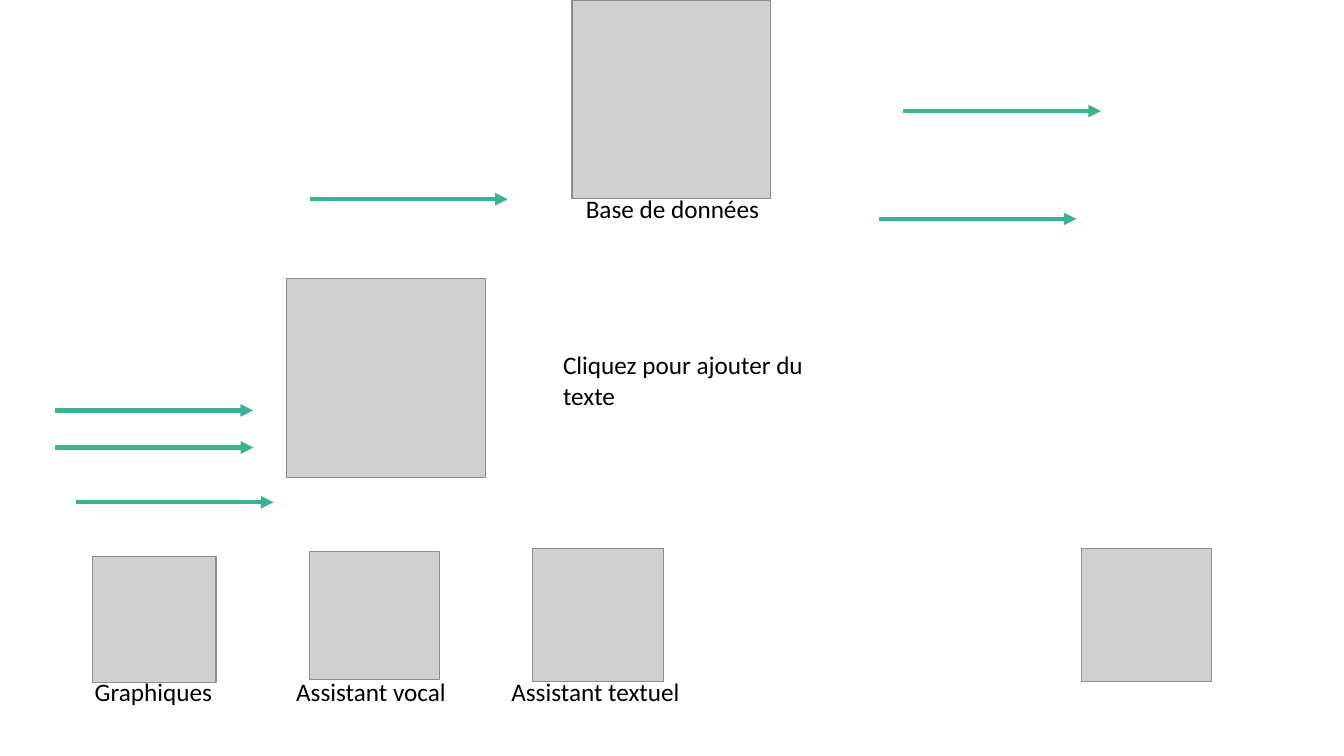
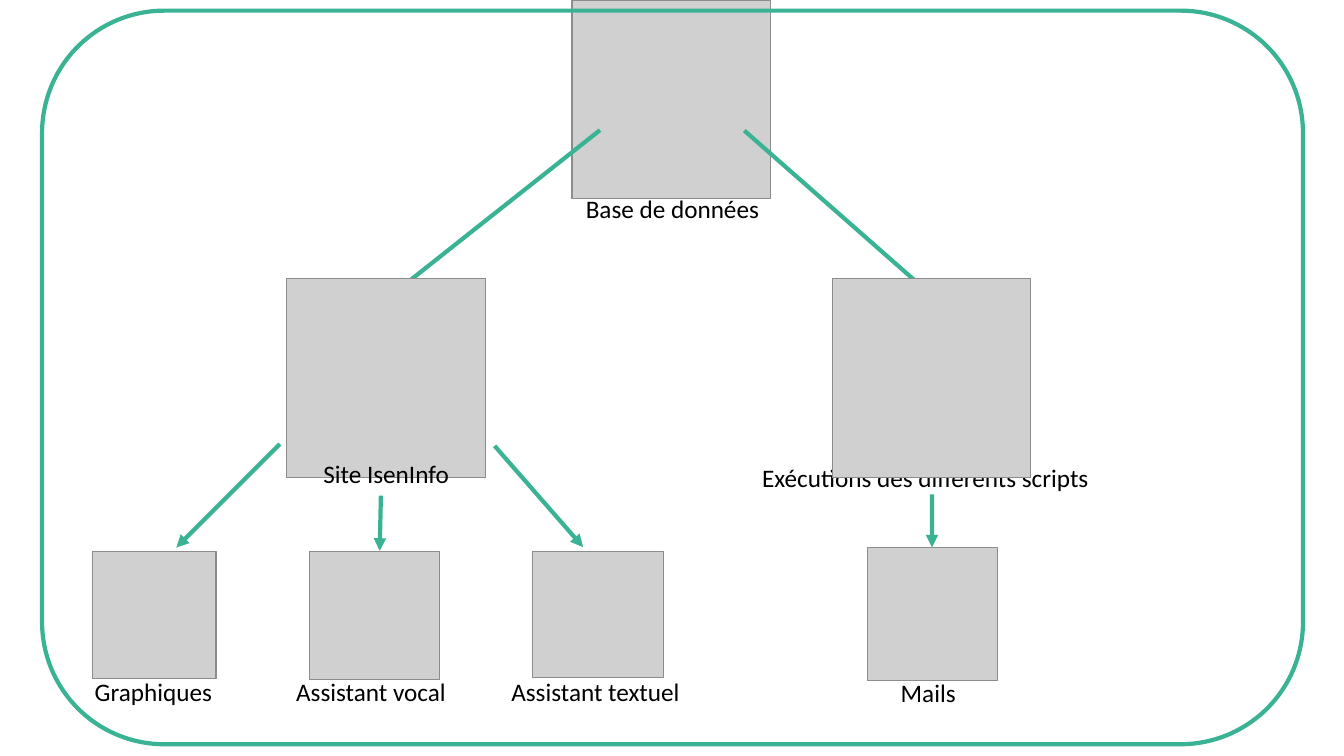
Before and after one commit to hugodemenez/isen-student-portal, a slide deck: slide 5 of presentation/Structure_Projet.pptx. Drawn at 1344x756 pixels with LibreOffice and Linux fonts; fonts in the diff are those of the drawing; grey boxes stand for pictures. Boxes give left, top, right and bottom in pixels: in the first picture for what was removed or moved away, otherwise in the second. Text is boxed around its words. In the diff, an @@ line names an element or a change of style, - is before the commit and + after.

```diff
--- a/presentation/Structure_Projet.pptx
+++ b/presentation/Structure_Projet.pptx
@@ rounded rectangle added at (42,11,1304,745), outline #3AB395 3 pt @@
@@ arrow moved from (311, 200) - (508, 200) to (600, 130) - (390, 295) @@
@@ arrow moved from (903, 111) - (1101, 111) to (744, 131) - (935, 297) @@
@@ arrow removed from (879, 219) to (1077, 219) @@
@@ picture added at (833,278,1031,478) @@
@@ text removed at (563,356,802,405) @@
-Cliquez pour ajouter du texte
@@ arrow moved from (55, 448) - (253, 448) to (280, 445) - (176, 547) @@
@@ arrow moved from (76, 502) - (273, 502) to (495, 446) - (584, 547) @@
@@ text added at (323,465,449,490), 18 pt, text #000000 @@
+Site IsenInfo
@@ text added at (762,467,1088,494), 18 pt, text #000000 @@
+Exécutions des différents scripts
@@ arrow moved from (55, 410) - (253, 410) to (381, 496) - (380, 551) @@
@@ arrow added from (933, 495) to (933, 547), #3AB395 3 pt @@
@@ picture: place and size @@
-picture at (93,557,217,683)
+picture at (93,553,217,679)
@@ picture: place and size @@
-picture at (532,548,663,682)
+picture at (532,552,663,678)
@@ picture: place and size @@
-picture at (1082,549,1213,683)
+picture at (867,547,998,681)
@@ text added at (901,684,956,703), 18 pt, text #000000 @@
+Mails
```
Also in this commit, not shown: 1 slide added, 1 slide removed, 4 other files.
